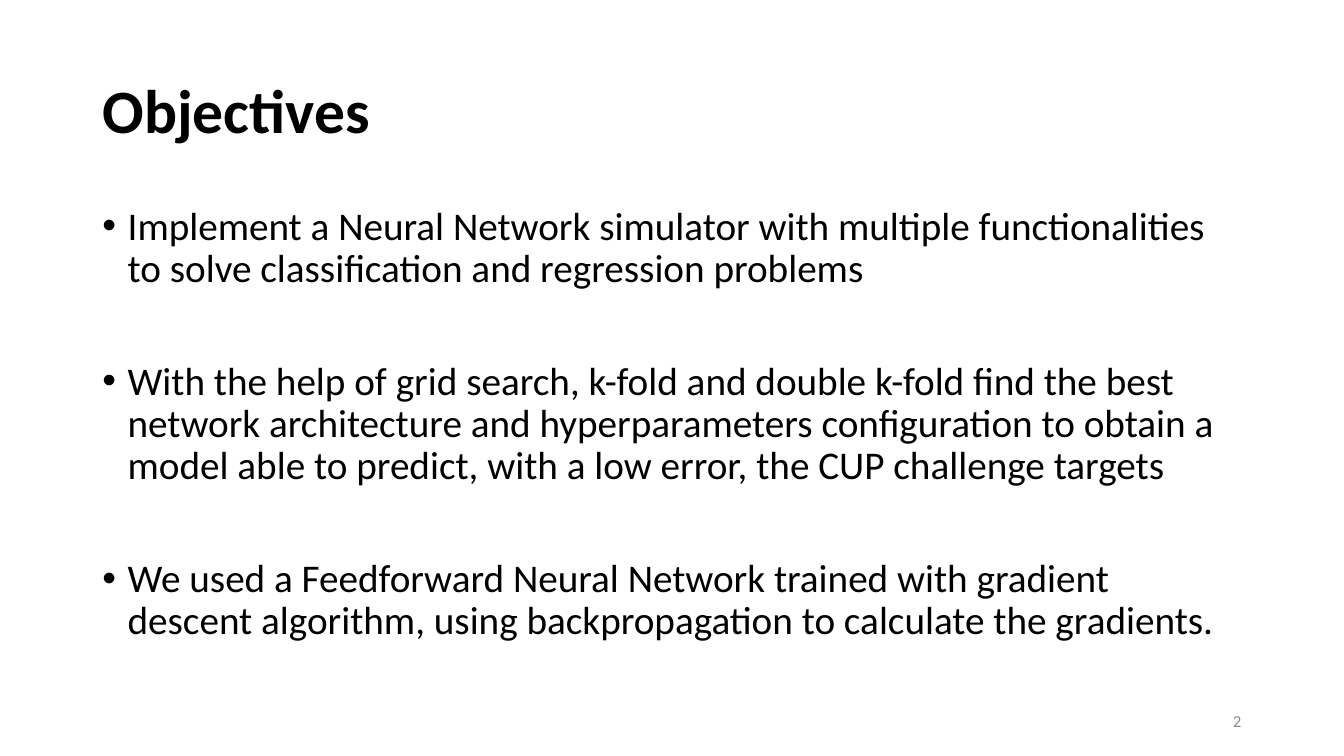
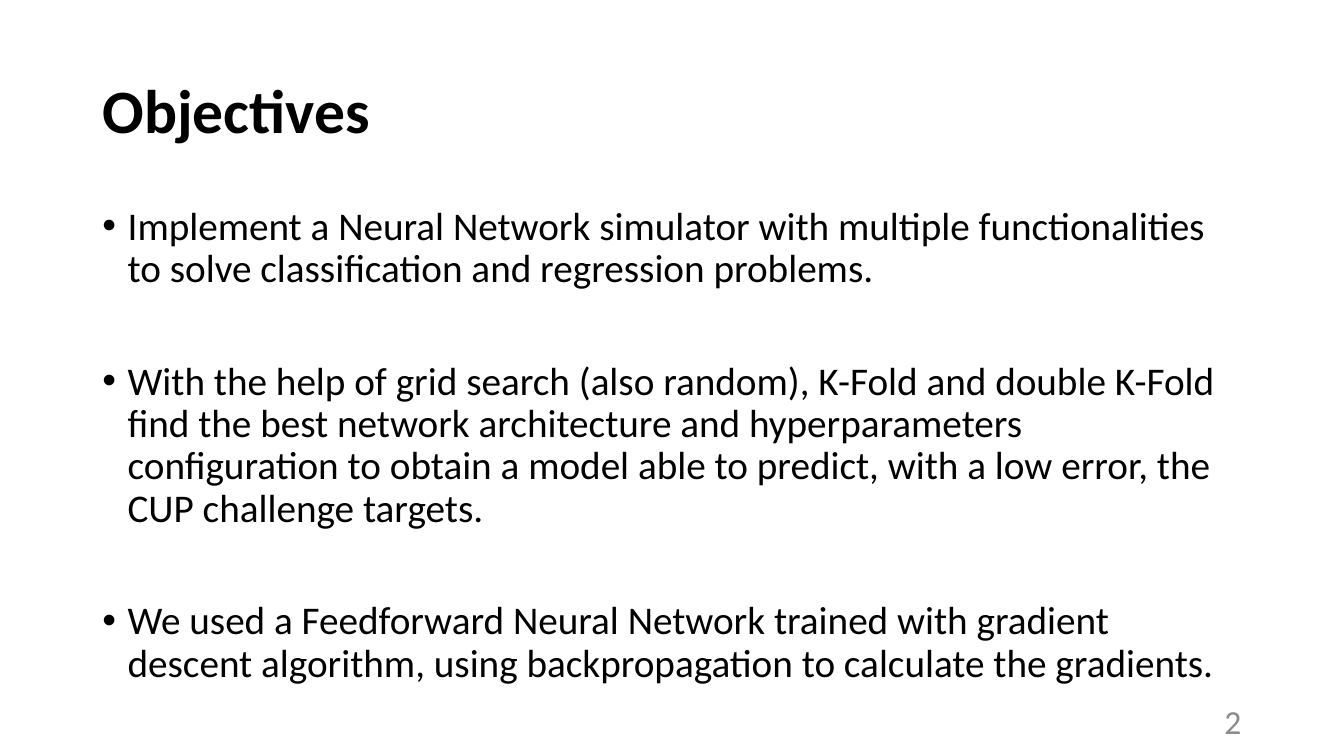
Before and after one commit to tommasoDR/NN-Implementation, a slide deck: slide 2 of Report.pptx. Drawn at 1344x756 pixels with LibreOffice and Linux fonts; fonts in the diff are those of the drawing. Boxes give left, top, right and bottom in pixels: in the first picture for what was removed or moved away, otherwise in the second. Text is boxed around its words. In the diff, an @@ line names an element or a change of style, - is before the commit and + after.

```diff
--- a/Report.pptx
+++ b/Report.pptx
@@ text at <box>128,212,1214,529</box>: text changed @@
-• Implement a Neural Network simulator with multiple functionalities to solve classification and regression problems
-• With the help of grid search, k-fold and double k-fold find the best network architecture and hyperparameters configuration to obtain a model able to predict, with a low error, the CUP challenge targets
+• Implement a Neural Network simulator with multiple functionalities to solve classification and regression problems.
+• With the help of grid search (also random), K-Fold and double K-Fold find the best network architecture and hyperparameters configuration to obtain a model able to predict, with a low error, the CUP challenge targets.
@@ page number at <box>1224,712,1241,734</box>: size 12 to 24 pt @@
```
Also in this commit, not shown: 17 other slides changed, 6 slides added, 1 slide removed, 15 other files.
